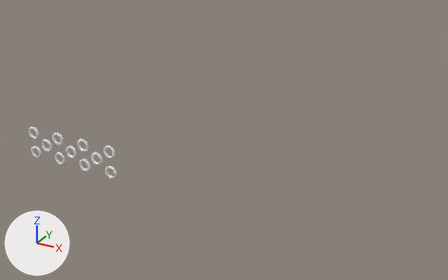
Before and after pictures for a commit that changed the Blender file core/blender/Levels/Beginner Levels/level5.blend.
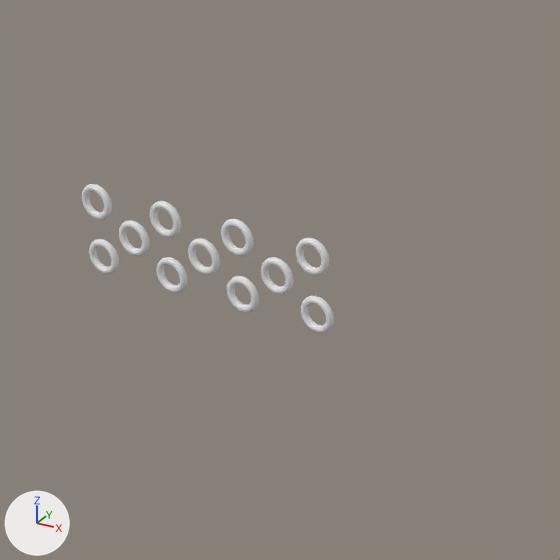
The first picture shows the older version from a 50 mm lens placed at (75.9, -67.8, 50.1), pointed at (18.4, 36.7, -2.1). The close-ups show both versions on the part from 0% to 44% of the width and 22% to 92% of the height of that picture. Every picture has the same lights, and +X, +Y and +Z are marked at lower left.

Names of what the first close-up shows: 'Gate.000', 'Gate.001', 'Gate.002', 'Gate.003', 'Gate.004', 'Gate.005', 'Gate.006', 'Gate.007', 'Gate.008', 'Gate.009', 'Gate.010'.
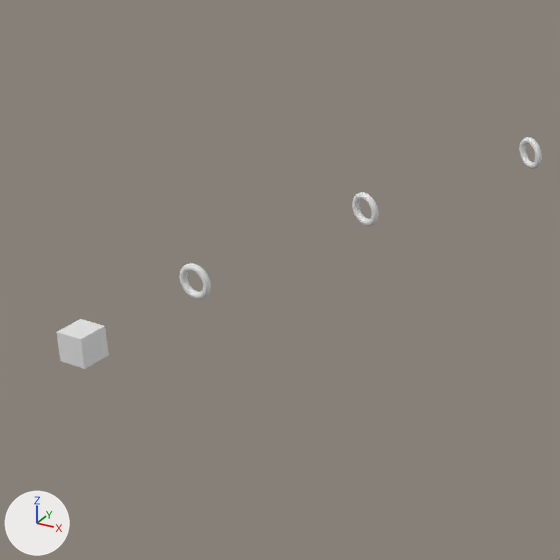
Pixel boxes (x1, y1, x2, y2) of what changed, in the close-ups (560 x 560 px):
```json
{"object": "Level", "change": "added", "after": [56, 319, 109, 369]}
{"object": "Gate.001", "change": "moved, turned", "before": [150, 201, 181, 237], "after": [352, 192, 379, 226]}
{"object": "Gate.000", "change": "moved", "before": [156, 257, 187, 293], "after": [180, 263, 211, 299]}
{"object": "Gate.002", "change": "moved, turned", "before": [188, 238, 220, 275], "after": [519, 137, 542, 169]}
{"object": "Gate.010", "change": "deleted", "before": [296, 238, 329, 276]}
{"object": "Gate.009", "change": "deleted", "before": [301, 296, 334, 333]}
{"object": "Gate.006", "change": "moved, turned", "before": [261, 257, 294, 294], "on screen": "not visible afterwards"}
{"object": "Gate.004", "change": "moved, turned", "before": [221, 219, 254, 256], "on screen": "not visible afterwards"}
{"object": "Gate.005", "change": "moved, turned", "before": [227, 276, 259, 312], "on screen": "not visible afterwards"}
{"object": "Gate.003", "change": "moved, turned", "before": [119, 220, 150, 256], "on screen": "not visible afterwards"}
{"object": "Gate.007", "change": "deleted", "before": [82, 184, 112, 220]}
{"object": "Gate.008", "change": "deleted", "before": [89, 239, 119, 274]}
```

Edits to the scene script, one JSON object a line:
```json
{"op": "add", "block": "me_cube", "code": ["me_cube = bpy.data.meshes.new('Cube')", "me_cube.from_pydata(...)  # a box spanning x -1.0..1.0, y -1.0..1.0, z -1.0..1.0"]}
{"op": "remove", "block": "ob_gate_010", "code": ["ob_gate_010 = bpy.data.objects.new('Gate.010', me_gate_010)", "ob_gate_010.location = (10.0, 10.0, 4.0)", "ob_gate_010.rotation_euler = (1.571, 0.0, 0.0)  # degrees (90, 0, 0)"]}
{"op": "remove", "block": "ob_gate_009", "code": ["ob_gate_009 = bpy.data.objects.new('Gate.009', me_gate_009)", "ob_gate_009.location = (10.0, 10.0, 0.0)", "ob_gate_009.rotation_euler = (1.571, 0.0, 0.0)  # degrees (90, 0, 0)"]}
{"op": "remove", "block": "ob_gate_008", "code": ["ob_gate_008 = bpy.data.objects.new('Gate.008', me_gate_008)", "ob_gate_008.location = (-8.0, 10.0, 0.0)", "ob_gate_008.rotation_euler = (1.571, 0.0, 0.0)  # degrees (90, 0, 0)"]}
{"op": "remove", "block": "ob_gate_007", "code": ["ob_gate_007 = bpy.data.objects.new('Gate.007', me_gate_007)", "ob_gate_007.location = (-8.0, 10.0, 4.0)", "ob_gate_007.rotation_euler = (1.571, 0.0, 0.0)  # degrees (90, 0, 0)"]}
{"op": "set", "path": "ob_gate_006.location", "old": "(7.0, 10.0, 2.0)", "new": "(50.0, 80.0, 0.0)"}
{"op": "set", "path": "ob_gate_006.rotation_euler", "old": "(1.571, 0.0, 0.0)", "new": "(1.571, 0.0, -1.047)", "note": "degrees (90, 0, 0) -> degrees (90, 0, -60)"}
{"op": "set", "path": "ob_gate_005.location", "old": "(4.0, 10.0, 0.0)", "new": "(36.0, 72.0, 0.0)"}
{"op": "set", "path": "ob_gate_005.rotation_euler", "old": "(1.571, 0.0, 0.0)", "new": "(1.571, 0.0, -0.873)", "note": "degrees (90, 0, 0) -> degrees (90, 0, -50)"}
{"op": "set", "path": "ob_gate_004.location", "old": "(4.0, 10.0, 4.0)", "new": "(24.0, 64.0, 0.0)"}
{"op": "set", "path": "ob_gate_004.rotation_euler", "old": "(1.571, 0.0, 0.0)", "new": "(1.571, 0.0, -0.698)", "note": "degrees (90, 0, 0) -> degrees (90, 0, -40)"}
{"op": "set", "path": "ob_gate_003.location", "old": "(-5.0, 10.0, 2.0)", "new": "(15.0, 52.0, 0.0)"}
{"op": "set", "path": "ob_gate_003.rotation_euler", "old": "(1.571, 0.0, 0.0)", "new": "(1.571, 0.0, -0.524)", "note": "degrees (90, 0, 0) -> degrees (90, 0, -30)"}
{"op": "set", "path": "ob_gate_002.location", "old": "(1.0, 10.0, 2.0)", "new": "(7.0, 40.0, 0.0)"}
{"op": "set", "path": "ob_gate_002.rotation_euler", "old": "(1.571, 0.0, 0.0)", "new": "(1.571, 0.0, -0.349)", "note": "degrees (90, 0, 0) -> degrees (90, 0, -20)"}
{"op": "set", "path": "ob_gate_001.location", "old": "(-2.0, 10.0, 4.0)", "new": "(2.5, 25.0, 0.0)"}
{"op": "set", "path": "ob_gate_001.rotation_euler", "old": "(1.571, 0.0, 0.0)", "new": "(1.571, 0.0, -0.175)", "note": "degrees (90, 0, 0) -> degrees (90, 0, -10)"}
{"op": "set", "path": "ob_gate_000.location", "old": "(-2.0, 10.0, 0.0)", "new": "(0.0, 10.0, 0.0)"}
{"op": "add", "block": "ob_level", "code": ["ob_level = bpy.data.objects.new('Level', me_cube)", "ob_level.location = (0.0, 0.0, 0.0)"]}
```
